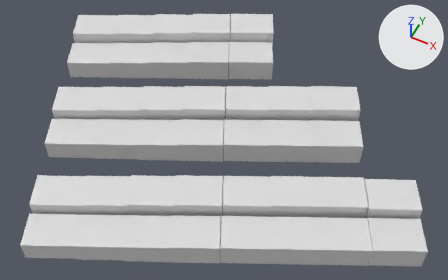
A saved change to the FBX model GER0006-Solarum/assets/3d/Arhu_Dummies_Mesh.fbx.
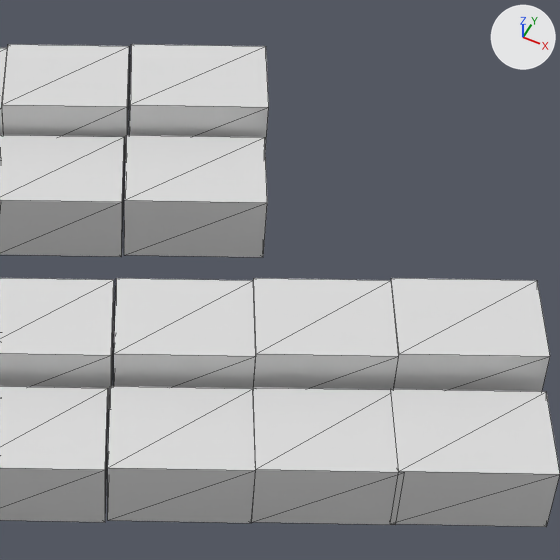
There are two pictures of each version: one whole from a 50 mm camera at (113.7, -109.0, 125.8) aimed at (56.4, 5.6, -17.4), one close up on the part from 42% to 81% of the width and 0% to 62% of the height. Every picture has the same lights, and +X, +Y and +Z are marked at upper right. The last two pictures show the newer version. The close-ups show mesh edges as thin lines.

The older version as bpy lines, for what is in view:
```python
me_scene = bpy.data.meshes.new('Scene')
me_scene.from_pydata(...)  # a box spanning x -50.0..50.0, y -50.0..50.0, z -50.0..50.0
me_scene.materials.append(mat_defaulthdmaterial)  # light grey #dedede
ob_mz_1_4 = bpy.data.objects.new('Mz_1_4', me_scene)
ob_mz_1_4.parent = ob_mz_1
ob_mz_1_4.location = (3115.0, -1294.0, -4590.0)
ob_mz_1_4.rotation_euler = (0.0, 0.439, 0.0)  # degrees (0, 25, 0)
ob_mz_1_4.scale = (13.4, 7.67, 10.5)
ob_mz_2_4 = bpy.data.objects.new('Mz_2_4', me_scene)
ob_mz_2_4.parent = ob_mz_2_1
ob_mz_2_4.location = (4472.0, -1624.0, -1489.0)
ob_mz_2_4.rotation_euler = (0.0, 0.439, 0.0)  # degrees (0, 25, 0)
ob_mz_2_4.scale = (13.4, 7.67, 10.5)
ob_mz_2__4 = bpy.data.objects.new('Mz_2__4', me_scene)
ob_mz_2__4.parent = ob_mz_2_1
ob_mz_2__4.location = (8717.0, -1852.0, -2133.0)
ob_mz_2__4.rotation_euler = (0.0, 0.439, 0.0)  # degrees (0, 25, 0)
ob_mz_2__4.scale = (15.0, 7.67, 10.5)
# also in view: 'Mz_1_5' at (44.1, 51.9, -12.6); 'Mz_2__2' at (62.1, 9.7, -19.0); 'Mz_2_9' at (49.5, 3.9, -19.4); 'Mz_2_5' at (57.2, 20.6, -15.9); 'Mz_1_9' at (35.7, 35.4, -16.3)
```
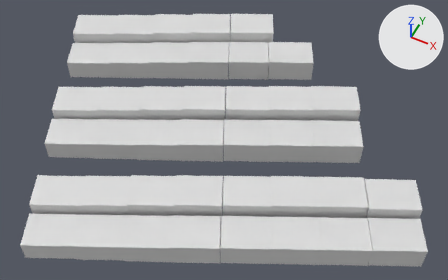
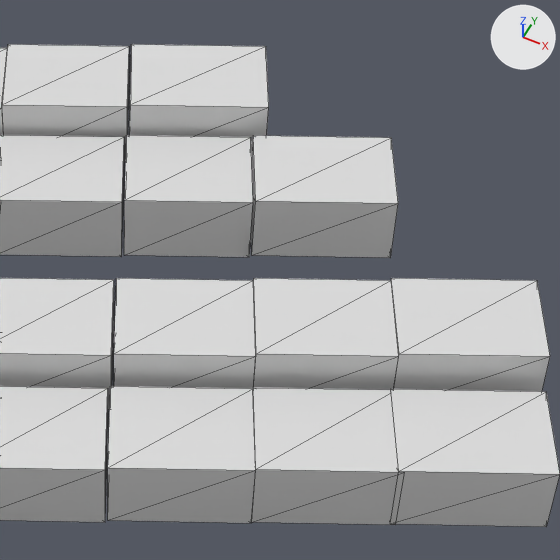
What differs and where, as boxes [x1, y1, x2, y2] in the close-ups (560 x 560 px):
'Mz_1_11', added: after [251, 135, 398, 258]

Edits to the bpy script that builds the scene:
```text
Add ob_mz_1_11:
    ob_mz_1_11 = bpy.data.objects.new('Mz_1_11', me_scene)
    ob_mz_1_11.parent = ob_mz_1
    ob_mz_1_11.location = (6125.0, -1505.0, -4638.0)
    ob_mz_1_11.rotation_euler = (0.0, 0.439, 0.0)  # degrees (0, 25, 0)
    ob_mz_1_11.scale = (14.7, 7.56, 10.5)
```
